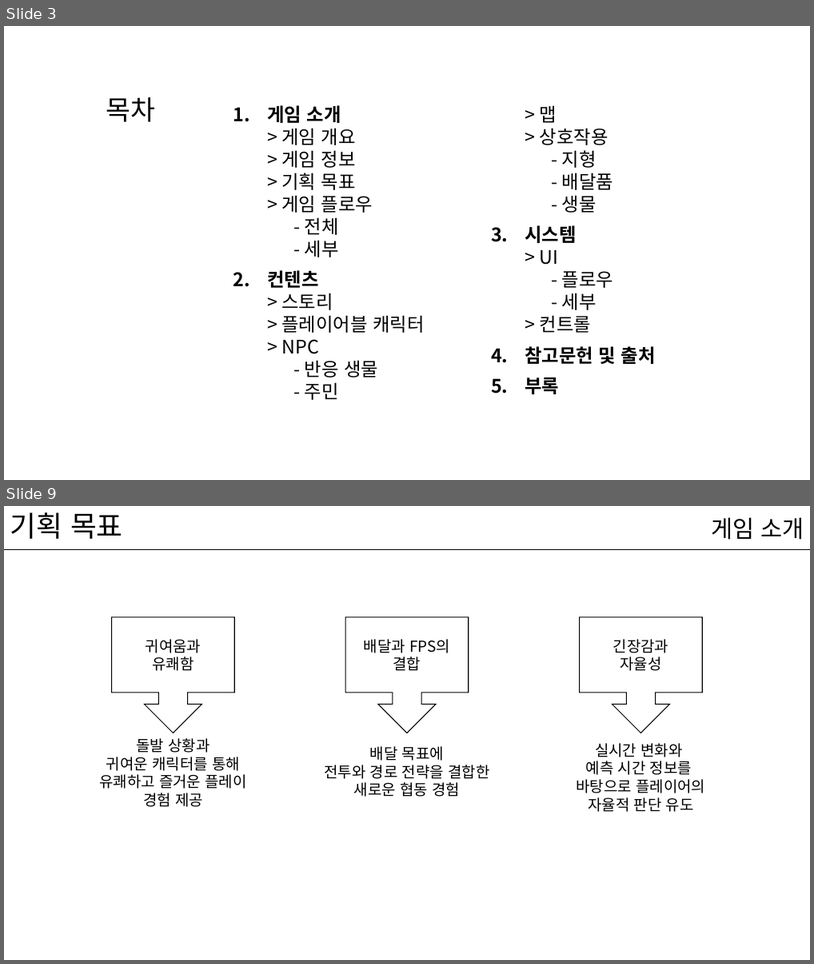
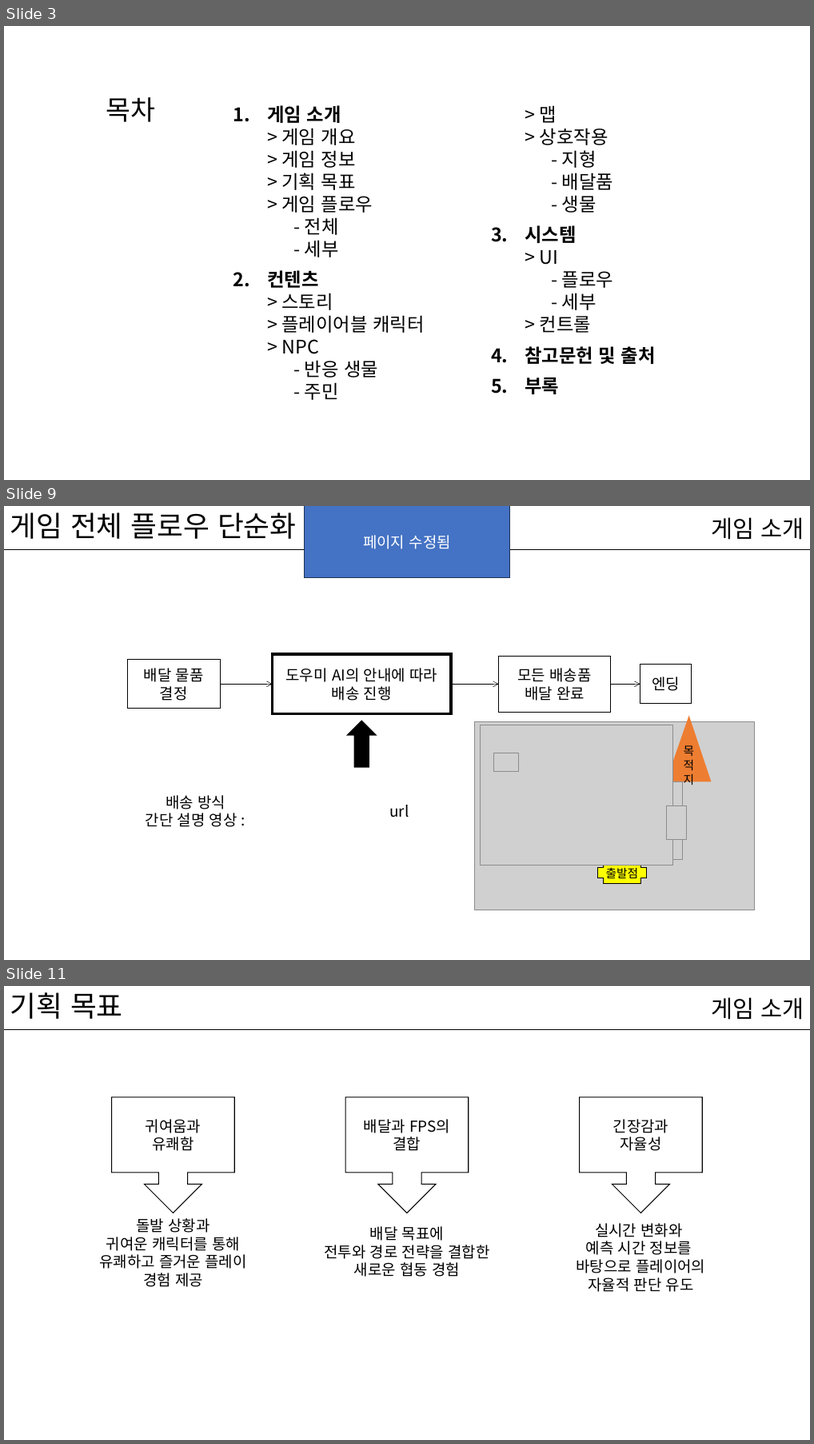
Before and after one commit to kwakyerin/2026_Graduation_Project, a slide deck: documents/HyunahKwon/01_works/01_designing/01_for_teammates/배트와 달트_기획.pptx. Shown one above the other, each under a label of ours: slides 3 and 9 before the commit, slides 3, 9 and 11 after it; the slides between them are not shown. The pictures are 814x964 and 814x1444 pixels, drawn with LibreOffice and Linux fonts; fonts in the diff are those of the drawing; grey boxes stand for pictures. Boxes give left, top, right and bottom in pixels: in the first picture for what was removed or moved away, otherwise in the second. Text is boxed around its words. In the diff, an @@ line names an element or a change of style, - is before the commit and + after.

Commit message:
기획서 전체 개편 중

```diff
--- a/documents/HyunahKwon/01_works/01_designing/01_for_teammates/배트와 달트_기획.pptx
+++ b/documents/HyunahKwon/01_works/01_designing/01_for_teammates/배트와 달트_기획.pptx
@@ slide 9 added at (4, 506, 810, 960), background #FFFFFF; not listed: 1 template element that a slide beside it also shows @@
@@ title added at (10, 512, 296, 539), 34 pt, text #000000 @@
+게임 전체 플로우 단순화
@@ rectangle added at (304, 506, 510, 577), fill #4472C4, outline #1E3256 1 pt, 18 pt, text #FFFFFF @@
+페이지 수정됨
@@ text added at (711, 517, 804, 540), 28 pt, text #000000 @@
+게임 소개
@@ rectangle added at (127, 660, 221, 708), fill #FFFFFF, outline #000000 1 pt, 18 pt, text #000000 @@
+배달 물품
+결정
@@ rectangle added at (273, 654, 452, 714), fill #FFFFFF, outline #000000 3 pt, 18 pt, text #000000 @@
+도우미 AI의 안내에 따라
+배송 진행
@@ rectangle added at (499, 656, 610, 712), fill #FFFFFF, outline #000000 1 pt, 18 pt, text #000000 @@
+모든 배송품 배달 완료
@@ rectangle added at (641, 664, 692, 704), fill #FFFFFF, outline #000000 1 pt, 18 pt, text #000000 @@
+엔딩
@@ arrow added from (220, 684) to (273, 684), #000000 0.5 pt @@
@@ arrow added from (451, 684) to (499, 684), #000000 0.5 pt @@
@@ arrow added from (610, 684) to (641, 684), #000000 0.5 pt @@
@@ up arrow added at (346, 720, 378, 768), fill #000000 @@
@@ picture added at (475, 721, 755, 909) @@
@@ triangle added at (666, 716, 712, 782), fill #ED7D31, 14 pt, text #000000 @@
+목적지
@@ picture added at (480, 725, 673, 864) @@
@@ picture added at (494, 753, 519, 771) @@
@@ picture added at (627, 781, 682, 860) @@
@@ text added at (146, 795, 238, 827), 18 pt, text #000000 @@
+배송 방식
+간단 설명 영상 :
@@ text added at (390, 804, 409, 817), 18 pt, text #000000 @@
+url
@@ picture added at (666, 805, 686, 840) @@
@@ plus added at (598, 862, 646, 884), fill #FFFF00, outline #000000 1 pt, 14 pt, text #000000 @@
+출발점
@@ what was slide 9 is now slide 11 @@
```
Also in this commit, not shown: 80 slides changed, 13 other slides added, 4 slides removed, 8 other files.
